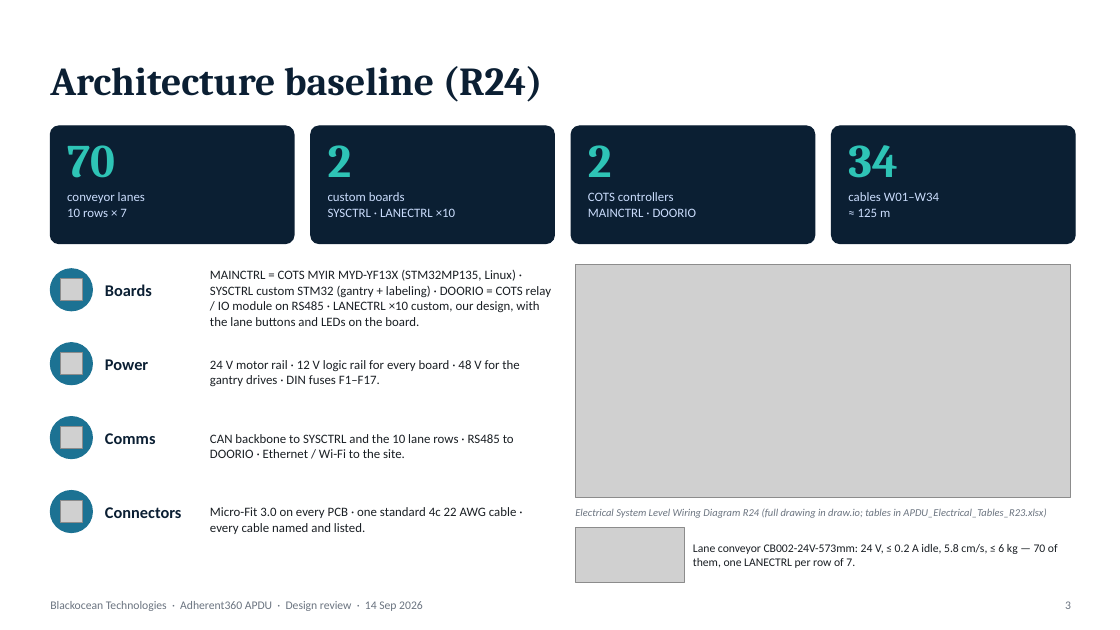
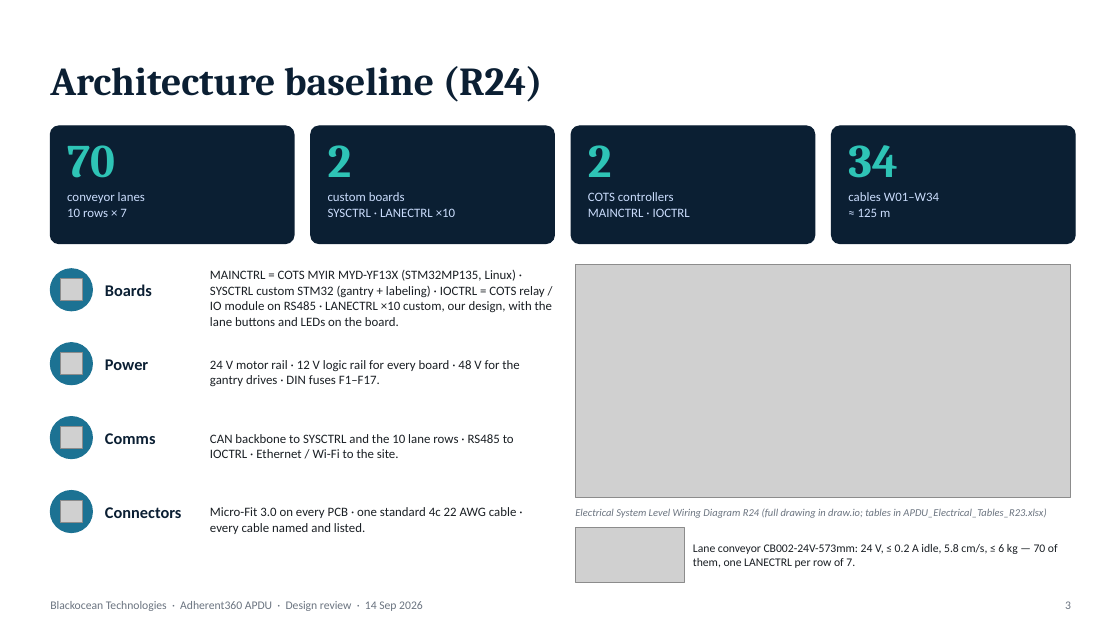
Before and after one commit to Microver-Electronics/Adherent, a slide deck: slide 3 of .work/r24/candidate.pptx. Drawn at 1120x630 pixels with LibreOffice and Linux fonts; fonts in the diff are those of the drawing; grey boxes stand for pictures. Boxes give left, top, right and bottom in pixels: in the first picture for what was removed or moved away, otherwise in the second. Text is boxed around its words. In the diff, an @@ line names an element or a change of style, - is before the commit and + after.

Commit message:
Organize hardware folders, rename IOCTRL, and add bracket and Ethernet references

```diff
--- a/.work/r24/candidate.pptx
+++ b/.work/r24/candidate.pptx
@@ text at <box>588,208,690,217</box>: text changed @@
-MAINCTRL · DOORIO
+MAINCTRL · IOCTRL
@@ text at <box>210,270,552,326</box>: text changed @@
-MAINCTRL = COTS MYIR MYD-YF13X (STM32MP135, Linux) · SYSCTRL custom STM32 (gantry + labeling) · DOORIO = COTS relay / IO module on RS485 · LANECTRL ×10 custom, our design, with the lane buttons and LEDs on the board.
+MAINCTRL = COTS MYIR MYD-YF13X (STM32MP135, Linux) · SYSCTRL custom STM32 (gantry + labeling) · IOCTRL = COTS relay / IO module on RS485 · LANECTRL ×10 custom, our design, with the lane buttons and LEDs on the board.
@@ text at <box>210,434,514,458</box>: text changed @@
-CAN backbone to SYSCTRL and the 10 lane rows · RS485 to DOORIO · Ethernet / Wi-Fi to the site.
+CAN backbone to SYSCTRL and the 10 lane rows · RS485 to IOCTRL · Ethernet / Wi-Fi to the site.
```
Also in this commit, not shown: 1 other slide changed, 53 other files.
